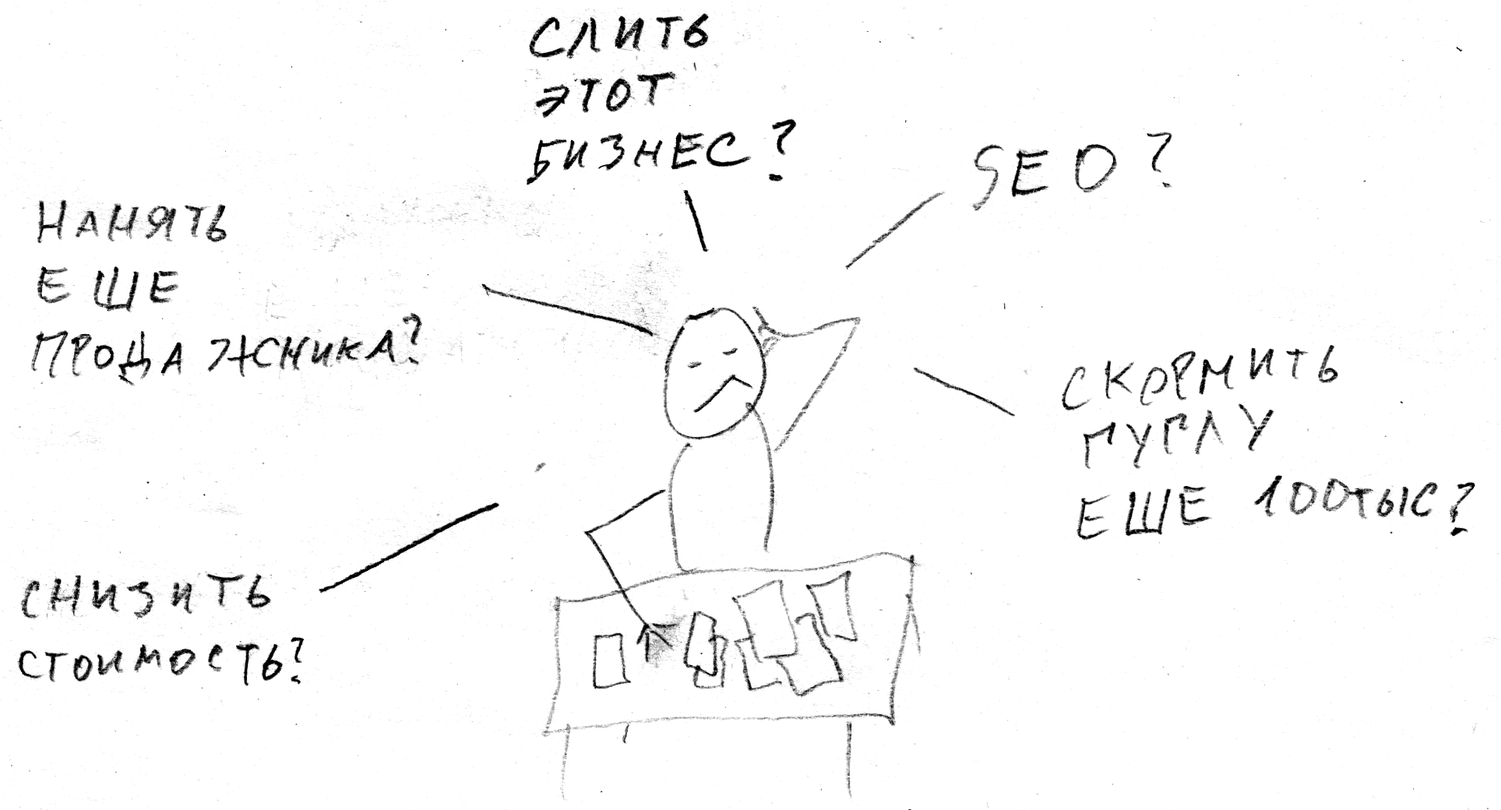
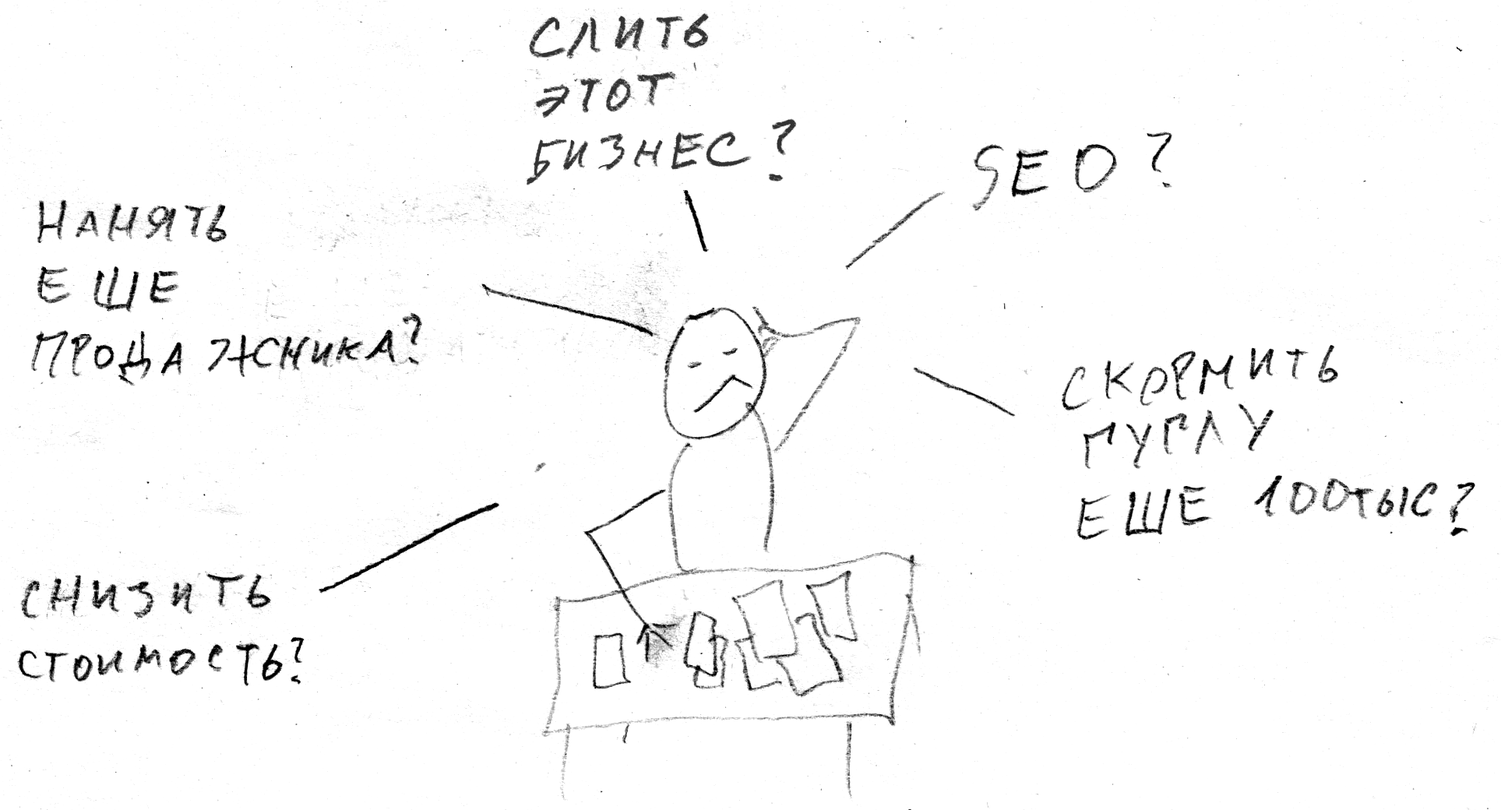
The second 1501x810 image is a revision of the first. Changes to its layers:
painted on "story2.png" over [516, 10, 799, 189]
